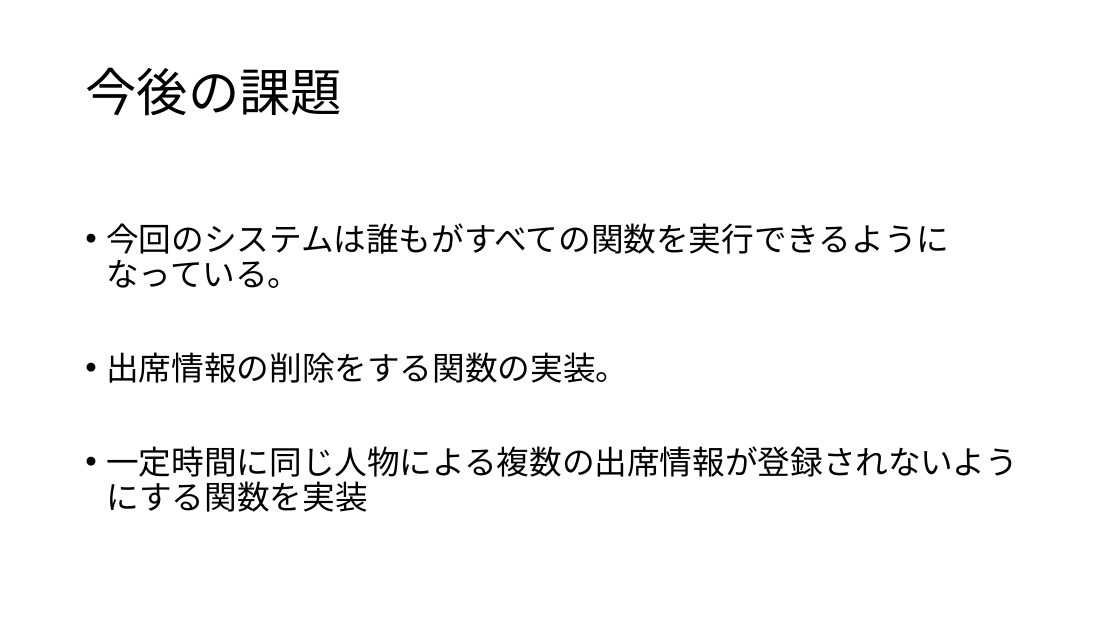
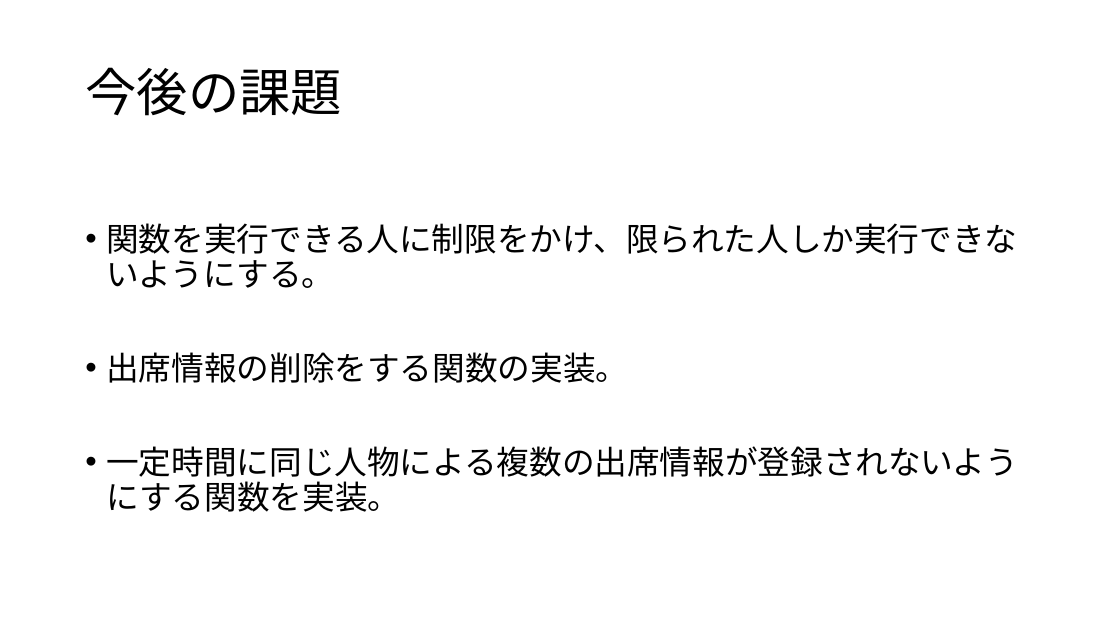
Before and after one commit to HYuta730/study, a slide deck: slide 17 of 発表資料_218K6078_檜山祐太.pptx. Drawn at 1120x630 pixels with LibreOffice and Linux fonts; fonts in the diff are those of the drawing. Boxes give left, top, right and bottom in pixels: in the first picture for what was removed or moved away, otherwise in the second. Text is boxed around its words. In the diff, an @@ line names an element or a change of style, - is before the commit and + after.

```diff
--- a/発表資料_218K6078_檜山祐太.pptx
+++ b/発表資料_218K6078_檜山祐太.pptx
@@ text at box(106, 223, 1017, 288): text changed @@
-• 今回のシステムは誰もがすべての関数を実行できるように なっている。
+• 関数を実行できる人に制限をかけ、限られた人しか実行できないようにする。
@@ text at box(106, 446, 1018, 512): text changed @@
-• 一定時間に同じ人物による複数の出席情報が登録されないようにする関数を実装
+• 一定時間に同じ人物による複数の出席情報が登録されないようにする関数を実装。
```
Also in this commit, not shown: 1 other slide changed.
